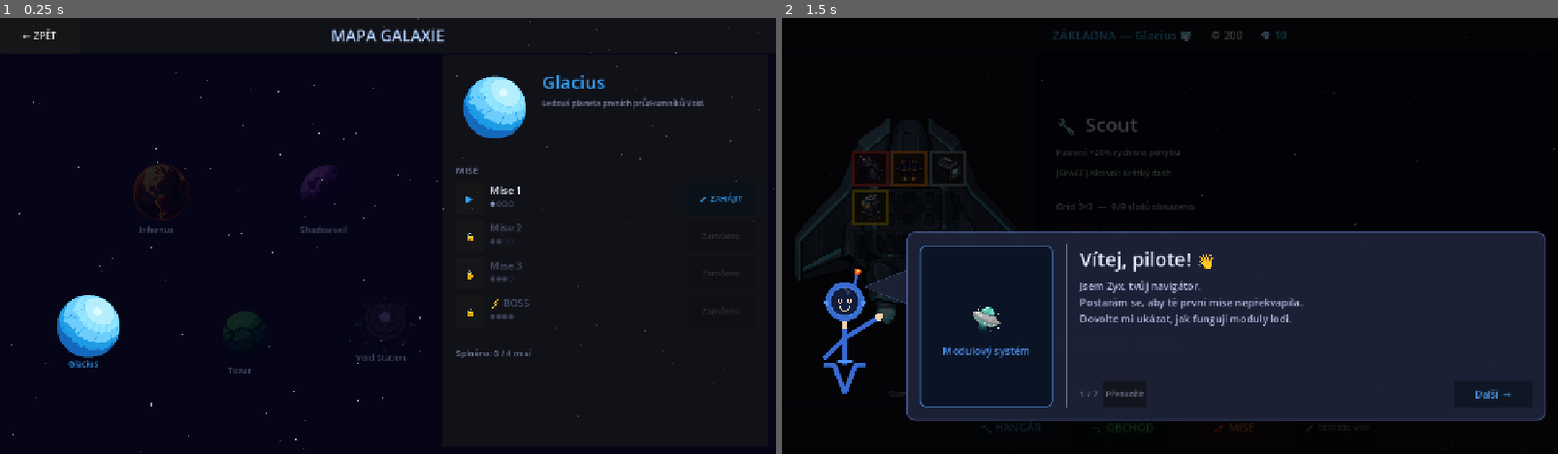
Above: before the commit, frames 1-2 (left to right).
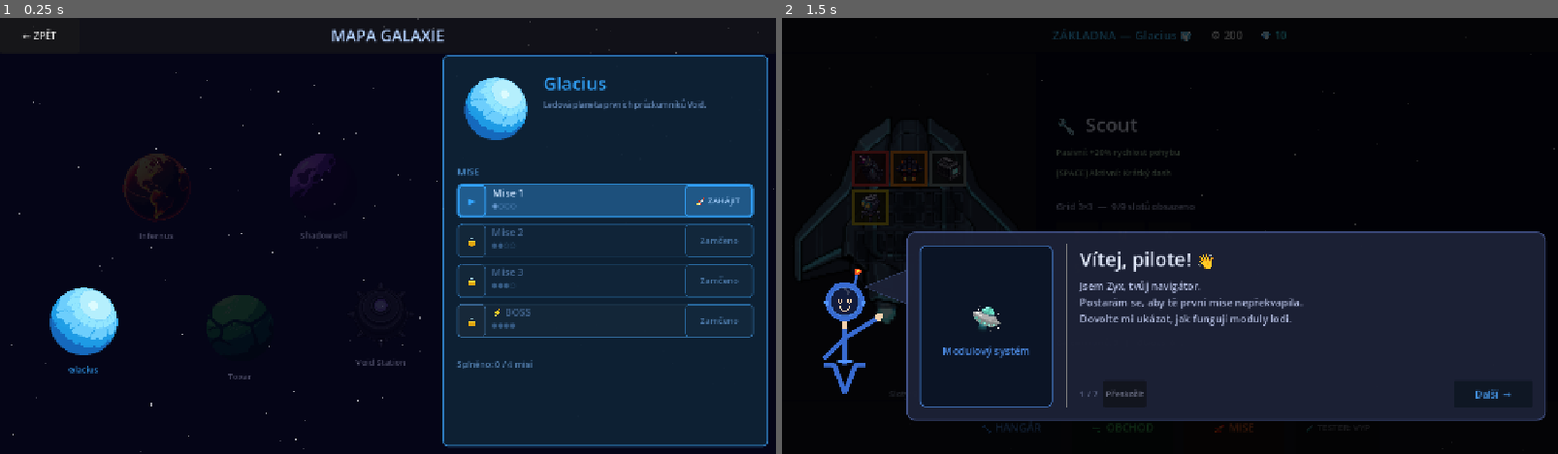
Above: after the commit, the same moments.

Repository: goldy714/Voidascend
Game: Godot game, scene res://scenes/planet_map.tscn
Same seed, same stepped clock (60 frames per second), same inputs: the game is played once before the commit and once after it. This scene is started directly instead of the project's main scene.
Inputs:
- Up to frame 1 (0.25 s): no input
- Up to frame 2 (1.5 s): click "← ZPĚT" at 0.5 s; click "🔧 HANGÁR" at 1.25 s

The runs differ from the first frame. In frame 1, 39% of the frame differs, in the area x 6-99%, y 8-99%; in frame 2, nothing differs.

Commit message:
Polish planet map interactions

Diff:
--- a/scripts/planet_map.gd
+++ b/scripts/planet_map.gd
@@ -1,6 +1,9 @@
 extends Node2D
 
 const PLANET_RADIUS: float = 56.0
+const PLANET_HOVER_SCALE: float = 1.18
+const PLANET_HOVER_SPEED: float = 18.0
+const PLANET_HOVER_EPSILON: float = 0.002
 const PLANET_ART_DIR: String = "res://assets/fx"
 
 # Normalized positions inside the available map area.
@@ -10,6 +13,14 @@
 	"toxar":        Vector2(0.52, 0.78),
 	"shadowveil":   Vector2(0.74, 0.34),
 	"void_station": Vector2(0.94, 0.74),
+}
+
+const PLANET_ART_REGIONS: Dictionary = {
+	"glacius": Rect2(12.0, 12.0, 104.0, 104.0),
+	"infernus": Rect2(17.0, 17.0, 93.0, 94.0),
+	"toxar": Rect2(28.0, 28.0, 71.0, 72.0),
+	"shadowveil": Rect2(19.0, 19.0, 91.0, 90.0),
+	"void_station": Rect2(12.0, 23.0, 103.0, 100.0),
 }
 
 const TOP_BAR_HEIGHT: float = 58.0
@@ -24,16 +35,22 @@
 const MAP_BOTTOM_MARGIN: float = 92.0
 
 const MISSION_NAMES: Array[String] = ["Mise 1", "Mise 2", "Mise 3", "⚡ BOSS"]
+const MISSION_PANEL_CHANGE_DURATION: float = 0.24
+const MISSION_PANEL_CHANGE_SCALE: float = 0.975
 
 var _selected: String = ""
+var _hovered_planet: String = ""
 var _panel_vbox: VBoxContainer
 var _mission_panel: PanelContainer
+var _mission_panel_tween: Tween = null
 var _bg_rect: ColorRect
 var _planet_art_rects: Dictionary = {}
 var _planet_emoji_labels: Dictionary = {}
 var _planet_name_labels: Dictionary = {}
 var _planet_buttons: Dictionary = {}
 var _planet_art_cache: Dictionary = {}
+var _planet_display_texture_cache: Dictionary = {}
+var _planet_hover_scales: Dictionary = {}
 var _last_viewport_size: Vector2 = Vector2.ZERO
 
 func _ready() -> void:
@@ -50,8 +67,11 @@
 	if event.is_action_pressed("ui_cancel") and not event.is_echo():
 		SettingsMenu.open()
 
-func _process(_delta: float) -> void:
+func _process(delta: float) -> void:
 	_update_layout()
+	if _update_hover_zoom(delta):
+		_layout_planet_nodes()
+		queue_redraw()
 
 func _draw() -> void:
 	_draw_paths()
@@ -110,6 +130,7 @@
 func _draw_planet(pid: String) -> void:
 	var pos: Vector2 = _planet_position(pid)
 	var radius: float = _planet_radius()
+	var visual_radius: float = _planet_visual_radius(pid)
 	var pdata: Dictionary = GameData.PLANET_DATA[pid]
 	var col: Color = pdata["color"]
 	var unlocked: bool = GameData.is_planet_unlocked(pid)
@@ -121,27 +142,25 @@
 
 	# Selection glow
 	if is_sel:
-		draw_circle(pos, radius + 14.0, Color(col.r, col.g, col.b, 0.10))
-		draw_arc(pos, radius + 9.0, 0.0, TAU, 48,
+		draw_circle(pos, visual_radius + 14.0, Color(col.r, col.g, col.b, 0.10))
+		draw_arc(pos, visual_radius + 9.0, 0.0, TAU, 48,
 			Color(col.r, col.g, col.b, 0.80), 2.5)
 
 	# Drop shadow
-	draw_circle(pos + Vector2(4.0, 5.0), radius, Color(0.0, 0.0, 0.0, 0.38))
+	draw_circle(pos + Vector2(4.0, 5.0), visual_radius, Color(0.0, 0.0, 0.0, 0.38))
 
 	var texture: Texture2D = _get_planet_art(pid)
 	if texture != null:
-		var rect := Rect2(
-			pos - Vector2(radius, radius),
-			Vector2(radius * 2.0, radius * 2.0)
-		)
+		var rect: Rect2 = _planet_art_rect(pid, pos, visual_radius)
+		var region: Rect2 = _planet_art_region(pid)
 		var tint := Color(1.0, 1.0, 1.0, 1.0) if unlocked \
 				else Color(0.30, 0.30, 0.38, 0.46)
-		draw_texture_rect(texture, rect, false, tint)
+		draw_texture_rect_region(texture, rect, region, tint)
 	else:
-		_draw_planet_body_fallback(pos, col, radius)
+		_draw_planet_body_fallback(pos, col, visual_radius)
 
 	# Colored rim keeps progression state readable over detailed art.
-	draw_arc(pos, radius, 0.0, TAU, 48,
+	draw_arc(pos, visual_radius, 0.0, TAU, 48,
 		Color(col.r, col.g, col.b, 0.88 if unlocked else 0.22), 2.8)
 
 	# Padlock overlay on locked planets
@@ -158,7 +177,7 @@
 			Color(0.42, 0.44, 0.58, 0.85))
 
 	# Progress dots below
-	_draw_progress_dots(pos + Vector2(0.0, radius + 26.0), done, unlocked, col)
+	_draw_progress_dots(pos + Vector2(0.0, radius + 40.0), done, unlocked, col)
 
 func _draw_planet_body_fallback(pos: Vector2, col: Color, radius: float) -> void:
 	# Fallback for missing PNG assets; detailed art should be used in normal builds.
@@ -212,9 +231,11 @@
 		var col: Color = pdata["color"]
 		var unlocked: bool = GameData.is_planet_unlocked(pid)
 
+		_planet_hover_scales[pid] = 1.0
+
 		var planet_art := TextureRect.new()
-		planet_art.texture = _get_planet_art(pid)
-		planet_art.stretch_mode = TextureRect.STRETCH_KEEP_ASPECT_CENTERED
+		planet_art.texture = _get_planet_display_texture(pid)
+		planet_art.stretch_mode = TextureRect.STRETCH_SCALE
 		planet_art.mouse_filter = Control.MOUSE_FILTER_IGNORE
 		ui.add_child(planet_art)
 		_planet_art_rects[pid] = planet_art
@@ -238,7 +259,8 @@
 		nl.add_theme_font_size_override("font_size", 14)
 		nl.add_theme_color_override("font_color",
 			col if unlocked else Color(0.28, 0.28, 0.38))
-		nl.size = Vector2(140.0, 22.0)
+		nl.custom_minimum_size = Vector2(150.0, 22.0)
+		nl.size = Vector2(150.0, 22.0)
 		nl.horizontal_alignment = HORIZONTAL_ALIGNMENT_CENTER
 		nl.mouse_filter = Control.MOUSE_FILTER_IGNORE
 		ui.add_child(nl)
@@ -250,7 +272,8 @@
 			btn.flat = true
 			for sname: String in ["normal", "hover", "pressed", "focus", "disabled"]:
 				btn.add_theme_stylebox_override(sname, StyleBoxEmpty.new())
-			btn.tooltip_text = pdata["name"]
+			btn.mouse_entered.connect(func() -> void: _set_hovered_planet(pid))
+			btn.mouse_exited.connect(func() -> void: _clear_hovered_planet(pid))
 			btn.pressed.connect(func() -> void: _select_planet(pid))
 			ui.add_child(btn)
 			_planet_buttons[pid] = btn
@@ -301,32 +324,40 @@
 		var unlocked: bool = GameData.is_planet_unlocked(pid)
 		var texture: Texture2D = _get_planet_art(pid)
 
+		var hover_scale: float = _planet_hover_scale(pid)
+
 		if _planet_art_rects.has(pid):
 			var art_rect: TextureRect = _planet_art_rects[pid] as TextureRect
-			art_rect.texture = texture
+			var art_size: Vector2 = _planet_art_display_size(pid, radius)
+			art_rect.texture = _get_planet_display_texture(pid)
 			art_rect.visible = texture != null
-			art_rect.position = pos - Vector2(radius, radius)
-			art_rect.size = Vector2(radius * 2.0, radius * 2.0)
+			art_rect.position = pos - art_size * 0.5
+			art_rect.size = art_size
+			art_rect.pivot_offset = art_size * 0.5
+			art_rect.scale = Vector2(hover_scale, hover_scale)
 			art_rect.modulate = Color.WHITE if unlocked else Color(0.30, 0.30, 0.38, 0.46)
 
 		if _planet_emoji_labels.has(pid):
 			var emo: Label = _planet_emoji_labels[pid] as Label
 			emo.position = pos - Vector2(17.0, 19.0)
+			emo.pivot_offset = emo.size * 0.5
+			emo.scale = Vector2(hover_scale, hover_scale)
 			emo.visible = unlocked and texture == null
 
 		if _planet_name_labels.has(pid):
 			var nl: Label = _planet_name_labels[pid] as Label
 			var pdata: Dictionary = GameData.PLANET_DATA[pid]
 			var col: Color = pdata["color"]
-			nl.position = Vector2(pos.x - 70.0, pos.y + radius + 4.0)
+			nl.size = Vector2(150.0, 22.0)
+			nl.position = Vector2(pos.x - nl.size.x * 0.5, pos.y + _planet_label_y_offset(pid, radius))
 			nl.add_theme_color_override("font_color",
 				col if unlocked else Color(0.28, 0.28, 0.38))
 
 		if _planet_buttons.has(pid):
 			var btn: Button = _planet_buttons[pid] as Button
-			var r: float = _planet_radius() * 2.2
-			btn.position = pos - Vector2(r * 0.5, r * 0.5)
-			btn.size = Vector2(r, r)
+			var hit_size: float = _planet_radius() * PLANET_HOVER_SCALE * 2.2
+			btn.position = pos - Vector2(hit_size * 0.5, hit_size * 0.5)
+			btn.size = Vector2(hit_size, hit_size)
 
 func _planet_position(pid: String) -> Vector2:
 	var map_rect: Rect2 = _map_rect()
@@ -373,6 +404,80 @@
 		return clampf(viewport_size.x / 14.0, 30.0, 46.0)
 	return PLANET_RADIUS
 
+func _planet_visual_radius(pid: String) -> float:
+	return _planet_radius() * _planet_hover_scale(pid)
+
+func _planet_art_rect(pid: String, center: Vector2, display_radius: float) -> Rect2:
+	var art_size: Vector2 = _planet_art_display_size(pid, display_radius)
+	return Rect2(center - art_size * 0.5, art_size)
+
+func _planet_art_display_size(pid: String, display_radius: float) -> Vector2:
+	var region: Rect2 = _planet_art_region(pid)
+	var max_side: float = max(region.size.x, region.size.y)
+	if max_side <= 0.001:
+		return Vector2(display_radius * 2.0, display_radius * 2.0)
+	return region.size * ((display_radius * 2.0) / max_side)
+
+func _planet_label_y_offset(pid: String, radius: float) -> float:
+	var texture: Texture2D = _get_planet_art(pid)
+	if texture == null:
+		return radius + 14.0
+	return _planet_art_display_size(pid, radius).y * 0.5 + 14.0
+
+func _planet_art_region(pid: String) -> Rect2:
+	if PLANET_ART_REGIONS.has(pid):
+		return PLANET_ART_REGIONS[pid] as Rect2
+	var texture: Texture2D = _get_planet_art(pid)
+	if texture != null:
+		return Rect2(Vector2.ZERO, texture.get_size())
+	return Rect2(Vector2.ZERO, Vector2(128.0, 128.0))
+
+func _get_planet_display_texture(pid: String) -> Texture2D:
+	if _planet_display_texture_cache.has(pid):
+		return _planet_display_texture_cache[pid] as Texture2D
+	var texture: Texture2D = _get_planet_art(pid)
+	if texture == null:
+		return null
+	var atlas: AtlasTexture = AtlasTexture.new()
+	atlas.atlas = texture
+	atlas.region = _planet_art_region(pid)
+	_planet_display_texture_cache[pid] = atlas
+	return atlas
+
+func _planet_hover_scale(pid: String) -> float:
+	return float(_planet_hover_scales.get(pid, 1.0))
+
+func _target_planet_hover_scale(pid: String) -> float:
+	if _hovered_planet == pid and GameData.is_planet_unlocked(pid):
+		return PLANET_HOVER_SCALE
+	return 1.0
+
+func _update_hover_zoom(delta: float) -> bool:
+	var changed := false
+	var amount: float = clampf(delta * PLANET_HOVER_SPEED, 0.0, 1.0)
+	for pid: String in GameData.PLANET_ORDER:
+		var current_scale: float = float(_planet_hover_scales.get(pid, 1.0))
+		var target_scale: float = _target_planet_hover_scale(pid)
+		var next_scale: float = lerpf(current_scale, target_scale, amount)
+		if absf(next_scale - target_scale) <= PLANET_HOVER_EPSILON:
+			next_scale = target_scale
+		if absf(next_scale - current_scale) > 0.0001:
+			_planet_hover_scales[pid] = next_scale
+			changed = true
+	return changed
+
+func _set_hovered_planet(pid: String) -> void:
+	if _hovered_planet == pid:
+		return
+	_hovered_planet = pid
+	queue_redraw()
+
+func _clear_hovered_planet(pid: String) -> void:
+	if _hovered_planet != pid:
+		return
+	_hovered_planet = ""
+	queue_redraw()
+
 func _wide_panel_width(viewport_size: Vector2) -> float:
 	return clampf(viewport_size.x * PANEL_WIDTH_RATIO, PANEL_MIN_WIDTH, PANEL_MAX_WIDTH)
 
@@ -434,14 +539,115 @@
 	_panel_vbox.add_theme_constant_override("separation", 10)
 	margin.add_child(_panel_vbox)
 
+func _apply_mission_panel_theme(planet_col: Color) -> void:
+	if _mission_panel == null:
+		return
+	var bg: Color = _theme_mix(Color(0.025, 0.030, 0.055, 0.96), planet_col, 0.16, 0.96)
+	var border: Color = _theme_mix(Color(0.18, 0.22, 0.32, 0.70), planet_col, 0.72, 0.90)
+	_mission_panel.add_theme_stylebox_override("panel", _make_theme_style(bg, border, 2, 8))
+
+func _theme_mix(base: Color, tint: Color, amount: float, alpha: float = -1.0) -> Color:
+	var mixed: Color = base.lerp(tint, amount)
+	if alpha >= 0.0:
+		mixed.a = alpha
+	return mixed
+
+func _make_theme_style(fill: Color, border: Color, border_width: int = 1, radius: int = 6) -> StyleBoxFlat:
+	var style := StyleBoxFlat.new()
+	style.bg_color = fill
+	style.border_color = border
+	style.border_width_top = border_width
+	style.border_width_bottom = border_width
+	style.border_width_left = border_width
+	style.border_width_right = border_width
+	style.set_corner_radius_all(radius)
+	return style
+
+func _mission_row_style(planet_col: Color, state: String, is_boss: bool) -> StyleBoxFlat:
+	var accent: Color = _theme_mix(planet_col, Color.WHITE, 0.12) if is_boss else planet_col
+	match state:
+		"active":
+			return _make_theme_style(
+				_theme_mix(Color(0.045, 0.050, 0.085, 0.94), accent, 0.46, 0.94),
+				Color(accent.r, accent.g, accent.b, 0.96),
+				2, 7
+			)
+		"completed":
+			return _make_theme_style(
+				_theme_mix(Color(0.035, 0.052, 0.070, 0.88), accent, 0.30, 0.88),
+				_theme_mix(Color(0.16, 0.22, 0.28, 0.64), accent, 0.72, 0.80),
+				1, 7
+			)
+		_:
+			return _make_theme_style(
+				_theme_mix(Color(0.035, 0.038, 0.055, 0.78), accent, 0.18, 0.78),
+				_theme_mix(Color(0.10, 0.11, 0.17, 0.50), accent, 0.62, 0.58),
+				1, 7
+			)
+
+func _badge_style(planet_col: Color, state: String, is_boss: bool) -> StyleBoxFlat:
+	var accent: Color = _theme_mix(planet_col, Color.WHITE, 0.12) if is_boss else planet_col
+	match state:
+		"active":
+			return _make_theme_style(
+				_theme_mix(Color(0.045, 0.050, 0.085, 0.96), accent, 0.52, 0.96),
+				Color(accent.r, accent.g, accent.b, 0.98),
+				2, 6
+			)
+		"completed":
+			return _make_theme_style(
+				_theme_mix(Color(0.030, 0.085, 0.080, 0.90), accent, 0.34, 0.90),
+				_theme_mix(Color(0.18, 0.62, 0.42, 0.75), accent, 0.54, 0.82),
+				1, 6
+			)
+		_:
+			return _make_theme_style(
+				_theme_mix(Color(0.055, 0.058, 0.078, 0.88), accent, 0.16, 0.88),
+				_theme_mix(Color(0.16, 0.17, 0.24, 0.62), accent, 0.45, 0.68),
+				1, 6
+			)
+
+func _apply_button_theme(btn: Button, accent: Color, enabled: bool) -> void:
+	if not enabled:
+		var disabled_fill: Color = _theme_mix(Color(0.045, 0.048, 0.064, 0.84), accent, 0.18, 0.84)
+		var disabled_border: Color = _theme_mix(Color(0.12, 0.13, 0.18, 0.56), accent, 0.58, 0.62)
+		var disabled_style: StyleBoxFlat = _make_theme_style(disabled_fill, disabled_border, 1, 6)
+		btn.add_theme_stylebox_override("normal", disabled_style)
+		btn.add_theme_stylebox_override("hover", disabled_style)
+		btn.add_theme_stylebox_override("pressed", disabled_style)
+		btn.add_theme_stylebox_override("disabled", disabled_style)
+		btn.add_theme_color_override("font_disabled_color", _theme_mix(Color(0.38, 0.40, 0.50), accent, 0.38))
+		btn.add_theme_color_override("font_color", _theme_mix(Color(0.38, 0.40, 0.50), accent, 0.38))
+		return
+
+	btn.add_theme_stylebox_override("normal", _make_theme_style(
+		_theme_mix(Color(0.055, 0.064, 0.095, 0.96), accent, 0.48, 0.96),
+		Color(accent.r, accent.g, accent.b, 0.92),
+		2, 6
+	))
+	btn.add_theme_stylebox_override("hover", _make_theme_style(
+		_theme_mix(Color(0.070, 0.078, 0.115, 0.98), accent, 0.64, 0.98),
+		Color(accent.r, accent.g, accent.b, 1.0),
+		2, 6
+	))
+	btn.add_theme_stylebox_override("pressed", _make_theme_style(
+		_theme_mix(Color(0.030, 0.036, 0.060, 0.98), accent, 0.76, 0.98),
+		Color(accent.r, accent.g, accent.b, 1.0),
+		2, 6
+	))
+	btn.add_theme_color_override("font_color", _theme_mix(Color(0.86, 0.90, 1.00), accent, 0.32))
+	btn.add_theme_color_override("font_hover_color", Color(1.0, 1.0, 1.0))
+	btn.add_theme_color_override("font_pressed_color", Color(1.0, 1.0, 1.0))
+
 # ── Planet selection ──────────────────────────────────────────
 
 func _select_planet(planet_id: String) -> void:
+	var animate_panel: bool = not _selected.is_empty() and _selected != planet_id
 	_selected = planet_id
 	queue_redraw()
-	_refresh_panel()
-
-func _refresh_panel() -> void:
+	_refresh_panel(animate_panel)
+
+func _refresh_panel(animate_change: bool = false) -> void:
 	for c: Node in _panel_vbox.get_children():
 		c.queue_free()
 
@@ -451,6 +657,7 @@
 	var pdata: Dictionary = GameData.PLANET_DATA.get(_selected, {})
 	var col: Color = pdata.get("color", Color.WHITE)
 	var done: int  = GameData.missions_done.get(_selected, 0)
+	_apply_mission_panel_theme(col)
 
 	var header := HBoxContainer.new()
 	header.add_theme_constant_override("separation", 14)
@@ -491,7 +698,7 @@
 	var desc_lbl := Label.new()
 	desc_lbl.text = pdata.get("desc", "")
 	desc_lbl.add_theme_font_size_override("font_size", 13)
-	desc_lbl.add_theme_color_override("font_color", Color(0.52, 0.55, 0.68))
+	desc_lbl.add_theme_color_override("font_color", _theme_mix(Color(0.52, 0.55, 0.68), col, 0.28))
 	desc_lbl.autowrap_mode = TextServer.AUTOWRAP_WORD_SMART
 	header_text.add_child(desc_lbl)
 
@@ -500,7 +707,7 @@
 	var sec_lbl := Label.new()
 	sec_lbl.text = "MISE"
 	sec_lbl.add_theme_font_size_override("font_size", 15)
-	sec_lbl.add_theme_color_override("font_color", Color(0.48, 0.52, 0.65))
+	sec_lbl.add_theme_color_override("font_color", _theme_mix(Color(0.48, 0.52, 0.65), col, 0.58))
 	_panel_vbox.add_child(sec_lbl)
 
 	for m: int in 4:
@@ -512,10 +719,10 @@
 	var sum_lbl := Label.new()
 	if done >= 4:
 		sum_lbl.text = "✓  Planeta splněna"
-		sum_lbl.add_theme_color_override("font_color", Color(0.28, 0.88, 0.40))
+		sum_lbl.add_theme_color_override("font_color", _theme_mix(Color(0.28, 0.88, 0.40), col, 0.22))
 	else:
 		sum_lbl.text = "Splněno: %d / 4 misí" % done
-		sum_lbl.add_theme_color_override("font_color", Color(0.45, 0.50, 0.62))
+		sum_lbl.add_theme_color_override("font_color", _theme_mix(Color(0.45, 0.50, 0.62), col, 0.35))
 	sum_lbl.add_theme_font_size_override("font_size", 14)
 	_panel_vbox.add_child(sum_lbl)
 
@@ -524,17 +731,65 @@
 		var runs_lbl := Label.new()
 		runs_lbl.text = "Pokusy na planetě: %d" % runs
 		runs_lbl.add_theme_font_size_override("font_size", 13)
-		runs_lbl.add_theme_color_override("font_color", Color(0.35, 0.38, 0.50))
+		runs_lbl.add_theme_color_override("font_color", _theme_mix(Color(0.35, 0.38, 0.50), col, 0.32))
 		_panel_vbox.add_child(runs_lbl)
 
+	if animate_change:
+		_animate_mission_panel_change()
+	else:
+		_reset_mission_panel_animation()
+
+func _animate_mission_panel_change() -> void:
+	if _mission_panel == null or _panel_vbox == null:
+		return
+	_reset_mission_panel_animation()
+	_mission_panel.pivot_offset = _mission_panel.size * 0.5
+	_mission_panel.scale = Vector2(MISSION_PANEL_CHANGE_SCALE, MISSION_PANEL_CHANGE_SCALE)
+	_mission_panel.modulate = Color(1.0, 1.0, 1.0, 0.86)
+	_panel_vbox.modulate = Color(1.0, 1.0, 1.0, 0.0)
+
+	_mission_panel_tween = create_tween()
+	_mission_panel_tween.set_parallel(true)
+	_mission_panel_tween.set_trans(Tween.TRANS_QUAD)
+	_mission_panel_tween.set_ease(Tween.EASE_OUT)
+	_mission_panel_tween.tween_property(_mission_panel, "scale", Vector2.ONE, MISSION_PANEL_CHANGE_DURATION)
+	_mission_panel_tween.tween_property(_mission_panel, "modulate", Color.WHITE, MISSION_PANEL_CHANGE_DURATION)
+	_mission_panel_tween.tween_property(_panel_vbox, "modulate", Color.WHITE, MISSION_PANEL_CHANGE_DURATION * 0.85)
+
+func _reset_mission_panel_animation() -> void:
+	if _mission_panel_tween != null:
+		if _mission_panel_tween.is_valid():
+			_mission_panel_tween.kill()
+		_mission_panel_tween = null
+	if _mission_panel != null:
+		_mission_panel.scale = Vector2.ONE
+		_mission_panel.modulate = Color.WHITE
+	if _panel_vbox != null:
+		_panel_vbox.modulate = Color.WHITE
+
 func _make_mission_row(m: int, done: int, planet_col: Color) -> Control:
+	var is_boss: bool = (m == 3)
+	var state: String = "locked"
+	if m < done:
+		state = "completed"
+	elif m == done:
+		state = "active"
+
+	var row_panel := PanelContainer.new()
+	row_panel.custom_minimum_size = Vector2(0, 56)
+	row_panel.size_flags_horizontal = Control.SIZE_EXPAND_FILL
+	row_panel.add_theme_stylebox_override("panel", _mission_row_style(planet_col, state, is_boss))
+
 	var row := HBoxContainer.new()
 	row.custom_minimum_size = Vector2(0, 52)
+	row.size_flags_horizontal = Control.SIZE_EXPAND_FILL
 	row.add_theme_constant_override("separation", 10)
+	row_panel.add_child(row)
 
 	# Status badge
 	var badge := PanelContainer.new()
 	badge.custom_minimum_size = Vector2(46, 46)
+	badge.add_theme_stylebox_override("panel", _badge_style(planet_col, state, is_boss))
 	row.add_child(badge)
 	var badge_lbl := Label.new()
 	badge_lbl.horizontal_alignment = HORIZONTAL_ALIGNMENT_CENTER
@@ -563,37 +818,36 @@
 	btn.add_theme_font_size_override("font_size", 14)
 	row.add_child(btn)
 
-	var is_boss: bool = (m == 3)
-
 	if m < done:
 		# Completed
 		badge_lbl.text = "✓"
-		badge_lbl.add_theme_color_override("font_color", Color(0.20, 0.88, 0.38))
-		name_lbl.add_theme_color_override("font_color", Color(0.55, 0.68, 0.55))
-		diff_lbl.add_theme_color_override("font_color", Color(0.28, 0.48, 0.28))
+		badge_lbl.add_theme_color_override("font_color", _theme_mix(Color(0.20, 0.88, 0.38), planet_col, 0.55))
+		name_lbl.add_theme_color_override("font_color", _theme_mix(Color(0.64, 0.72, 0.82), planet_col, 0.52))
+		diff_lbl.add_theme_color_override("font_color", _theme_mix(Color(0.34, 0.48, 0.56), planet_col, 0.55))
 		btn.text = "↩ Opakovat"
-		btn.modulate = Color(0.50, 0.55, 0.50)
+		_apply_button_theme(btn, planet_col, true)
 		btn.pressed.connect(func() -> void: _launch(m))
 	elif m == done:
 		# Next available mission
-		var mc: Color = Color(1.0, 0.65, 0.05) if is_boss else planet_col
+		var mc: Color = _theme_mix(planet_col, Color.WHITE, 0.12) if is_boss else planet_col
 		badge_lbl.text = "⚡" if is_boss else "▶"
 		badge_lbl.add_theme_color_override("font_color", mc)
-		name_lbl.add_theme_color_override("font_color", Color(0.92, 0.94, 1.00))
-		diff_lbl.add_theme_color_override("font_color", Color(0.52, 0.58, 0.72))
+		name_lbl.add_theme_color_override("font_color", _theme_mix(Color(0.92, 0.94, 1.00), planet_col, 0.16))
+		diff_lbl.add_theme_color_override("font_color", _theme_mix(Color(0.52, 0.58, 0.72), planet_col, 0.36))
 		btn.text = "🚀 ZAHÁJIT"
-		btn.modulate = mc
+		_apply_button_theme(btn, mc, true)
 		btn.pressed.connect(func() -> void: _launch(m))
 	else:
 		# Locked
 		badge_lbl.text = "🔒"
-		name_lbl.add_theme_color_override("font_color", Color(0.30, 0.32, 0.42))
-		diff_lbl.add_theme_color_override("font_color", Color(0.22, 0.24, 0.32))
+		badge_lbl.add_theme_color_override("font_color", _theme_mix(Color(0.34, 0.36, 0.48), planet_col, 0.42))
+		name_lbl.add_theme_color_override("font_color", _theme_mix(Color(0.30, 0.32, 0.42), planet_col, 0.28))
+		diff_lbl.add_theme_color_override("font_color", _theme_mix(Color(0.22, 0.24, 0.32), planet_col, 0.30))
 		btn.text = "Zamčeno"
 		btn.disabled = true
-		btn.modulate = Color(0.35, 0.35, 0.42)
-
-	return row
+		_apply_button_theme(btn, planet_col, false)
+
+	return row_panel
 
 func _launch(mission_idx: int) -> void:
 	GameData.current_planet  = _selected
